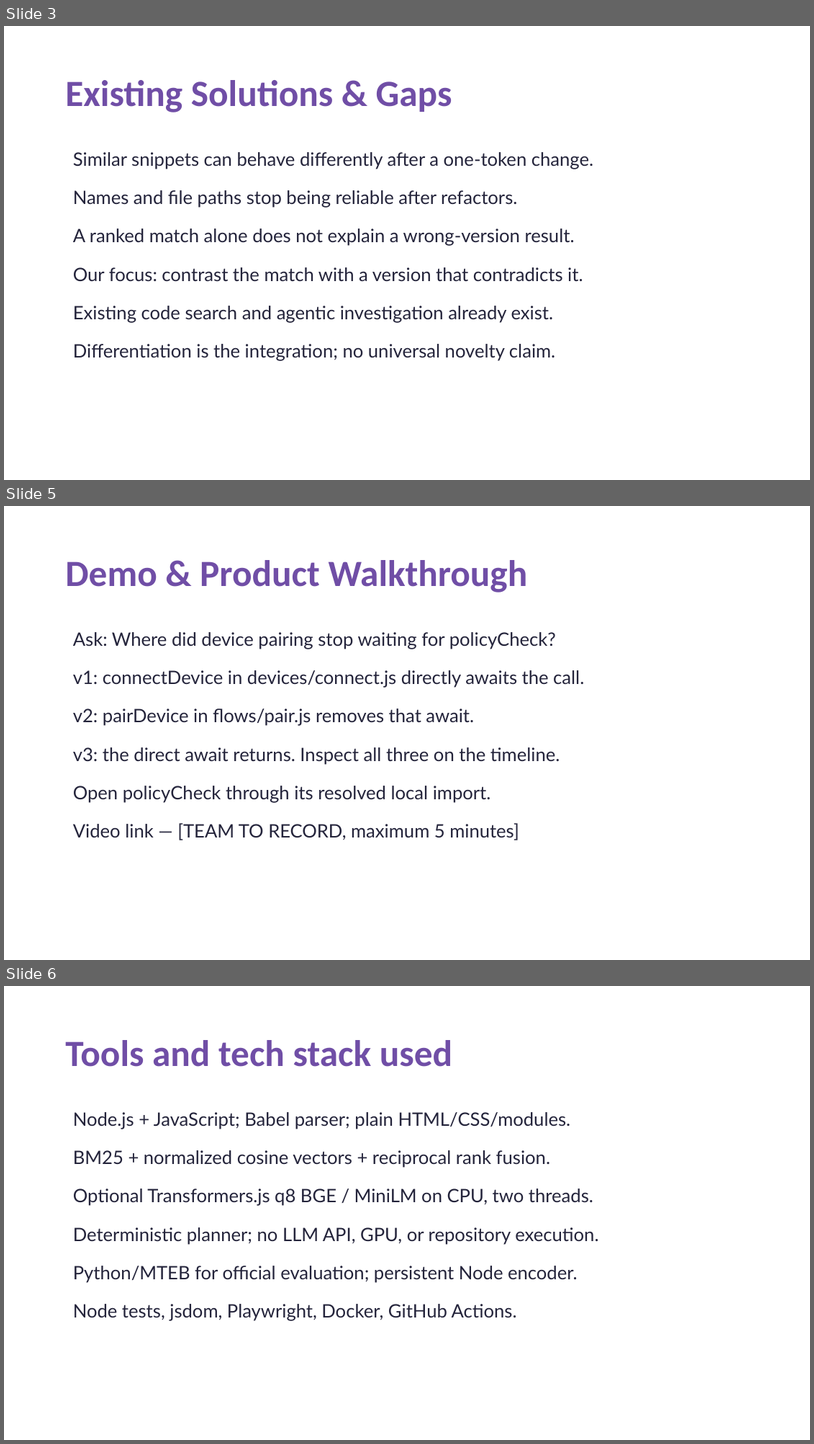
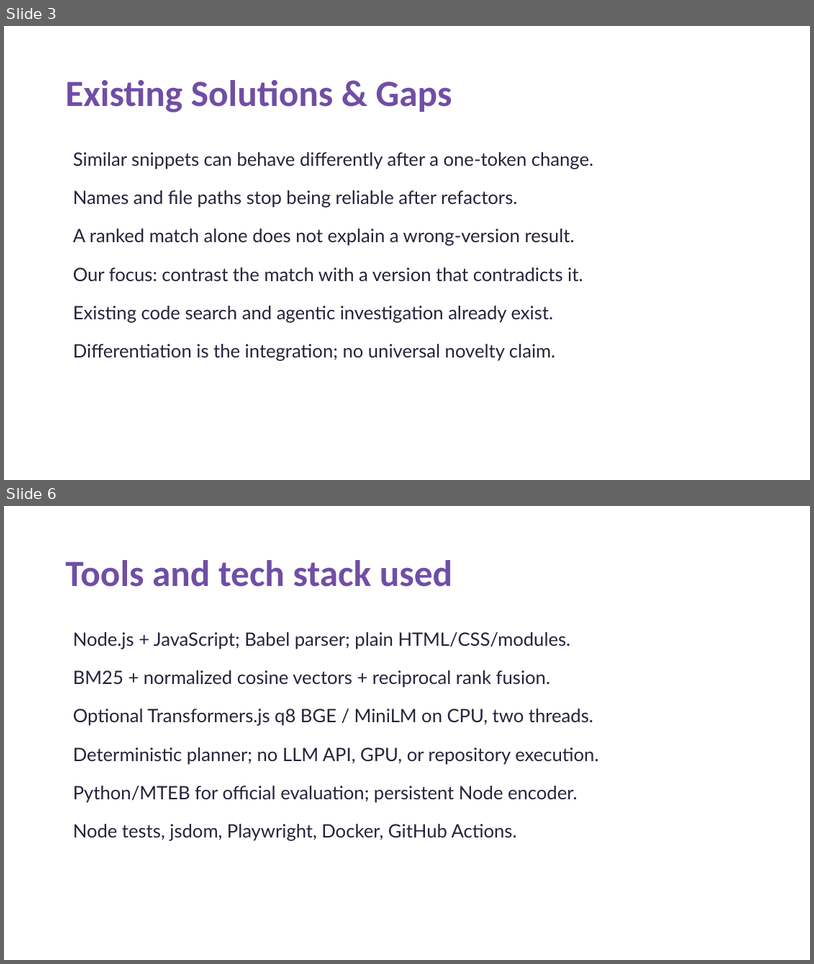
Before and after one commit to AdvayV/AgenticIntelligence, a slide deck: docs/CodeStrata-Submission-Draft.pptx. Shown one above the other, each under a label of ours: slides 3, 5 and 6 before the commit, slides 3 and 6 after it; the slides between them are not shown. The pictures are 814x1444 and 814x964 pixels, drawn with LibreOffice and Linux fonts; fonts in the diff are those of the drawing. Boxes give left, top, right and bottom in pixels: in the first picture for what was removed or moved away, otherwise in the second. Text is boxed around its words. In the diff, an @@ line names an element or a change of style, - is before the commit and + after.

Commit message:
Prepare VIT team submission and test code-trained CPU retrieval

```diff
--- a/docs/CodeStrata-Submission-Draft.pptx
+++ b/docs/CodeStrata-Submission-Draft.pptx
@@ slide 5 removed at (x1=4, y1=506, x2=810, y2=960), background #FFFFFF @@
@@ title removed at (x1=65, y1=560, x2=528, y2=592) @@
-Demo & Product Walkthrough
@@ text removed at (x1=73, y1=632, x2=584, y2=840) @@
-Ask: Where did device pairing stop waiting for policyCheck?
-v1: connectDevice in devices/connect.js directly awaits the call.
-v2: pairDevice in flows/pair.js removes that await.
-v3: the direct await returns. Inspect all three on the timeline.
-Open policyCheck through its resolved local import.
-Video link — [TEAM TO RECORD, maximum 5 minutes]
```
Also in this commit, not shown: 2 slides changed, 2 slides added, 1 other slide removed, 15 other files.
